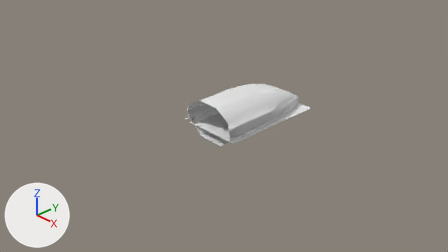
One commit to the Blender file BlenderSource/ChaffeeInterior.blend: the scene before it, then after it.
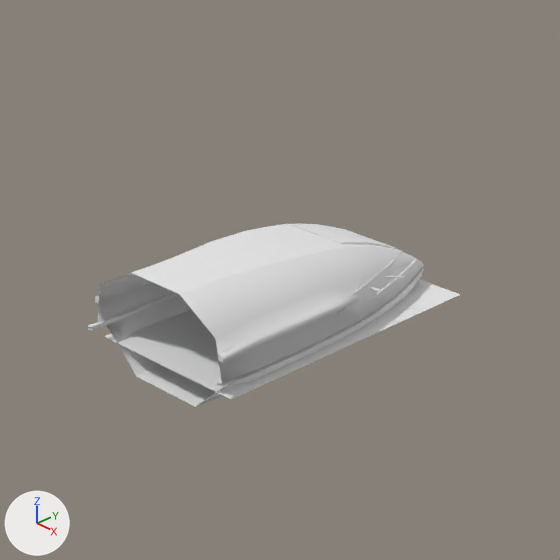
Old and new are each drawn from the file's camera 'Camera' and again close up on the part from 34% to 77% of the width and 3% to 79% of the height. Arrows for +X, +Y and +Z are at lower left; the lights stay in place.

Script lines for the objects in view, before the commit:
```python
me_cube_001 = bpy.data.meshes.new('Cube.001')
me_cube_001.from_pydata(...)  # 1048 vertices, 947 faces, 2 loose edges; spans x -0.75..0.75, y -0.06..2.9, z -0.01..0.95
me_cube_001.materials.append(mat_chaffeetexture)  # its picture is missing
ob_cube = bpy.data.objects.new('Cube', me_cube_001)
ob_cube.location = (0.0, 0.0, 0.0)
```
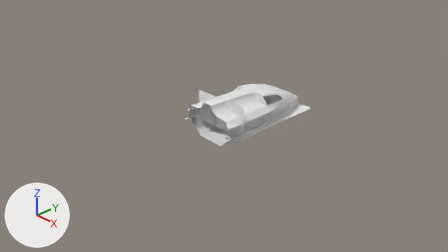
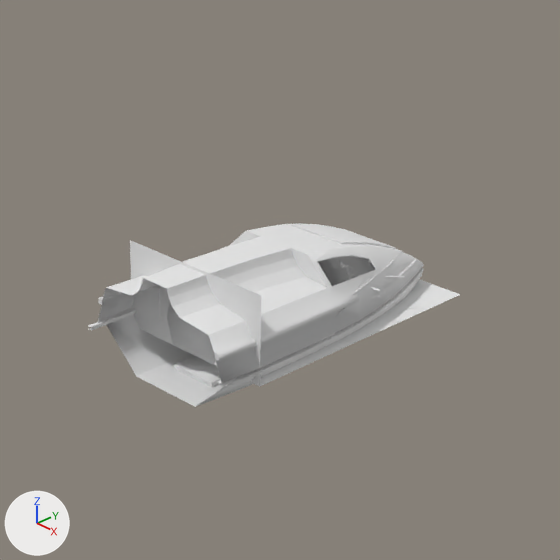
Commit message: Finish first pass of shuttle interior mesh

Changed parts and their boxes (x1, y1, x2, y2) in the close-ups (560 x 560 px):
part 1 of me_cube_001, added
    after: (143, 286, 161, 321)
part 2 of me_cube_001, built on
    before: (95, 231, 327, 400)
    after: (98, 230, 391, 387)

What changed in the scene script:
```text
Change me_cube_001:
    used by ob_cube; location = (0.0, 0.0, 0.0)
    remove me_cube_001.from_pydata(...)  # 1048 vertices, 947 faces, 2 loose edges; spans x -0.75..0.75, y -0.06..2.9, z -0.01..0.95
    add me_cube_001.from_pydata(...)  # 1543 vertices, 1291 faces, 2 loose edges; spans x -0.75..0.75, y -0.06..2.9, z -0.01..0.97
    me_cube_001 part 1: a new loose piece, a box spanning x -0.586..-0.384, y 0.413..0.435, z 0.372..0.653, in mat_chaffeetexture (its picture is missing)
    me_cube_001 part 2: 12 vertices moved from x -0.74..0.74, y 0.03..0.12, z 0.21..0.72 to x -0.7..0.7, y 0.04..0.42, z 0.21..0.75; 7 vertices removed from x -0.33..0.33, y 0.03..0.94, z 0.21..0.95; 470 vertices added at x -0.74..0.74, y 0.03..2.14, z 0.21..0.97
```
